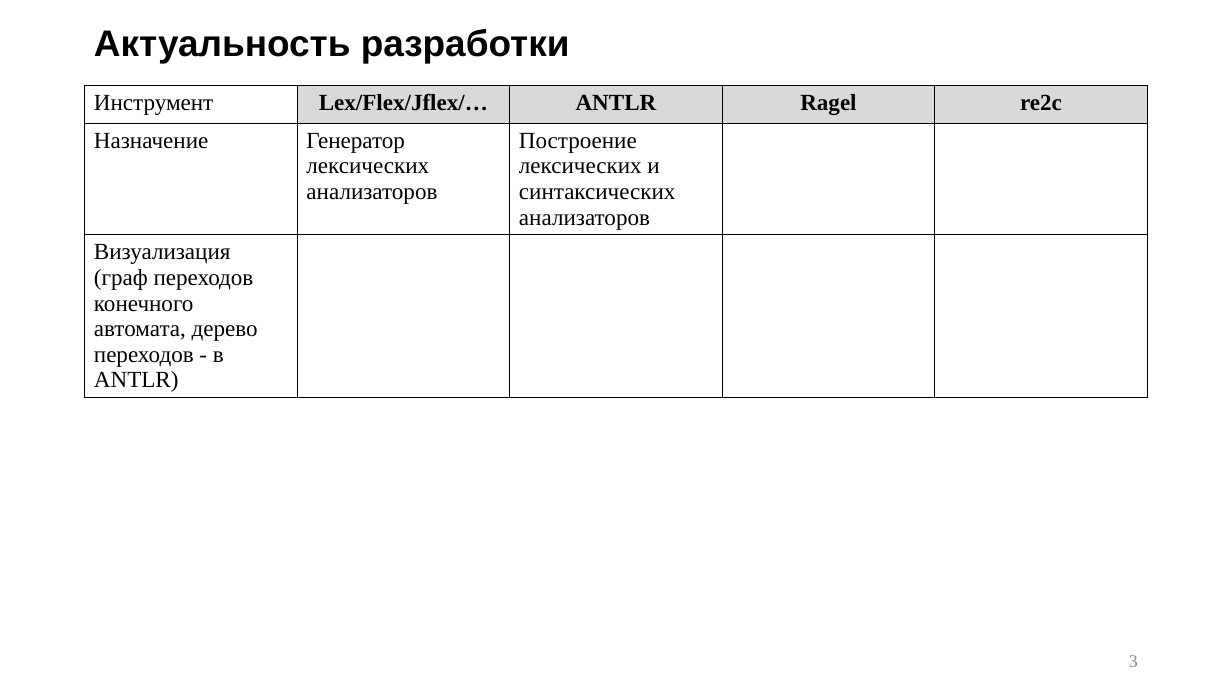
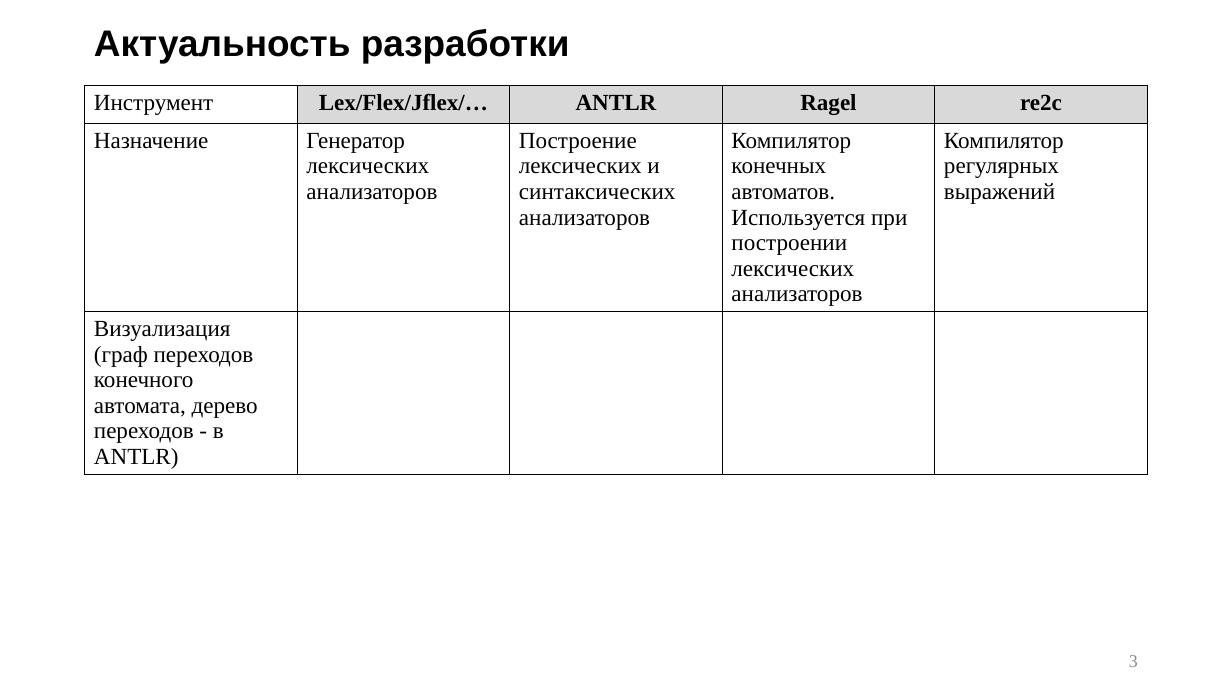
Before and after one commit to p6p62/RecognizerGenerator, a slide deck: slide 3 of Презентация на защиту.pptx. Drawn at 1232x693 pixels with LibreOffice and Linux fonts; fonts in the diff are those of the drawing. Boxes give left, top, right and bottom in pixels: in the first picture for what was removed or moved away, otherwise in the second. Text is boxed around its words. In the diff, an @@ line names an element or a change of style, - is before the commit and + after.

```diff
--- a/Презентация на защиту.pptx
+++ b/Презентация на защиту.pptx
@@ table at [85, 86, 1148, 503] @@
-row 2, column 4: 
+row 2, column 4: Компилятор конечных автоматов. Используется при построении лексических анализаторов
-row 2, column 5: 
+row 2, column 5: Компилятор регулярных выражений
```
Also in this commit, not shown: 4 other slides changed.
